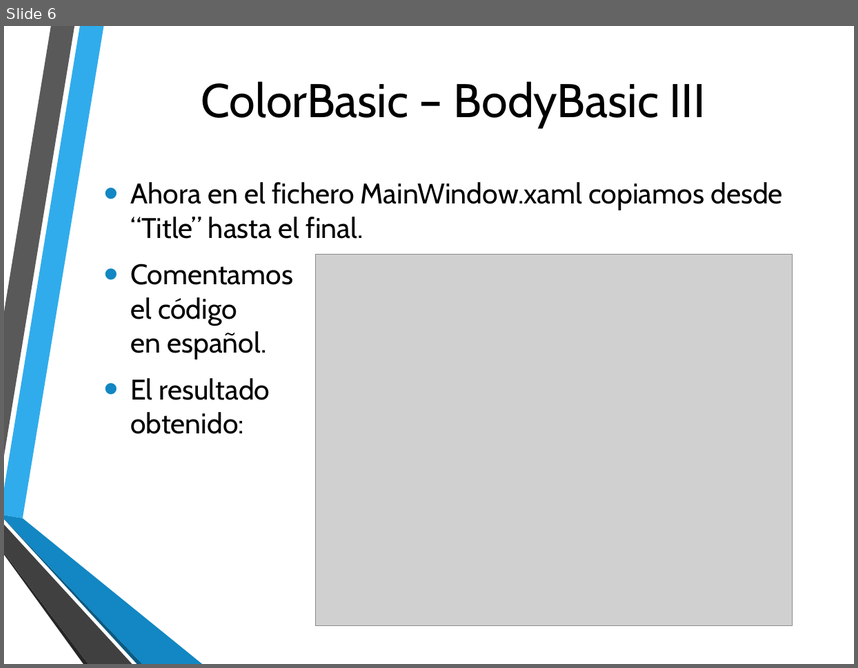
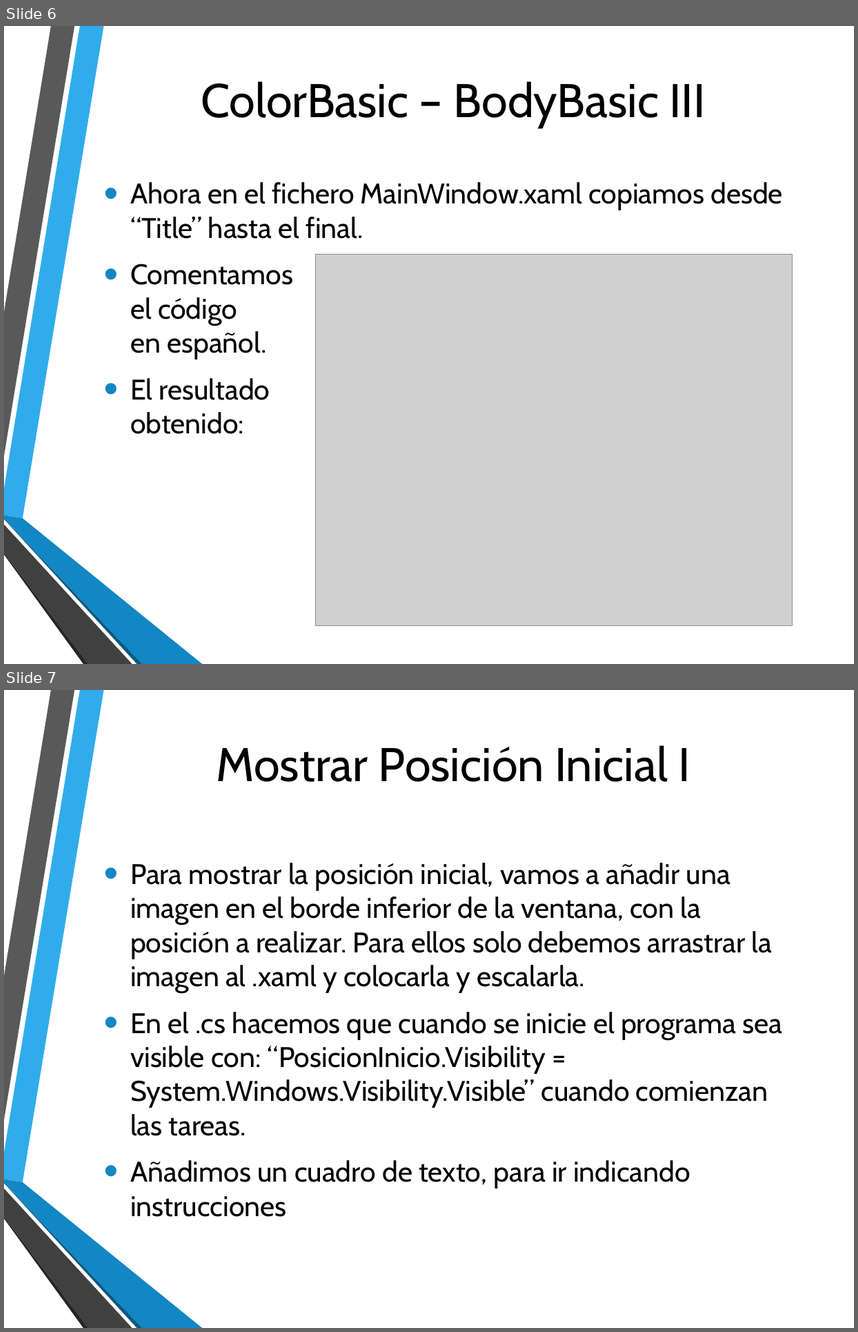
Before and after one commit to FPerezHernandez92/NPI-Kinect-v2, a slide deck: Presentación Práctica 1.pptx. Shown one above the other, each under a label of ours: slide 6 before the commit, slides 6 and 7 after it. The pictures are 858x668 and 858x1332 pixels, drawn with LibreOffice and Linux fonts; fonts in the diff are those of the drawing; grey boxes stand for pictures; background and template pictures are left out. Boxes give left, top, right and bottom in pixels: in the first picture for what was removed or moved away, otherwise in the second. Text is boxed around its words. In the diff, an @@ line names an element or a change of style, - is before the commit and + after.

Commit message:
Mostrar Posición
Mostramos al usuario la posición a realizar mediante una imagen y un
cuadro de texto con instrucciones

```diff
--- a/Presentación Práctica 1.pptx
+++ b/Presentación Práctica 1.pptx
@@ slide 7 added at bbox=[4, 690, 854, 1328], background picture (left out); not listed: 6 template elements that a slide beside it also shows @@
@@ title added at bbox=[217, 745, 691, 782], 40 pt, text #000000 @@
+Mostrar Posición Inicial I
@@ text added at bbox=[130, 862, 782, 1216], 24 pt, text #000000 @@
+• Para mostrar la posición inicial, vamos a añadir una imagen en el borde inferior de la ventana, con la posición a realizar. Para ellos solo debemos arrastrar la imagen al .xaml y colocarla y escalarla.
+• En el .cs hacemos que cuando se inicie el programa sea visible con: “PosicionInicio.Visibility = System.Windows.Visibility.Visible” cuando comienzan las tareas.
+• Añadimos un cuadro de texto, para ir indicando instrucciones
```
Also in this commit, not shown: 1 other slide added, 2 slides removed, 18 other files.
